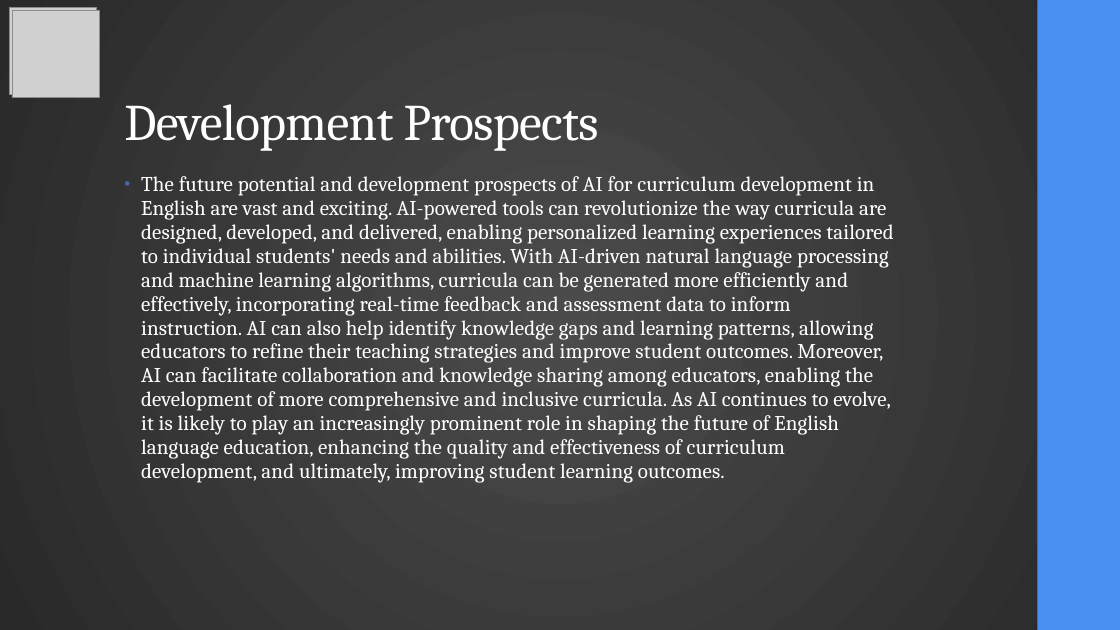
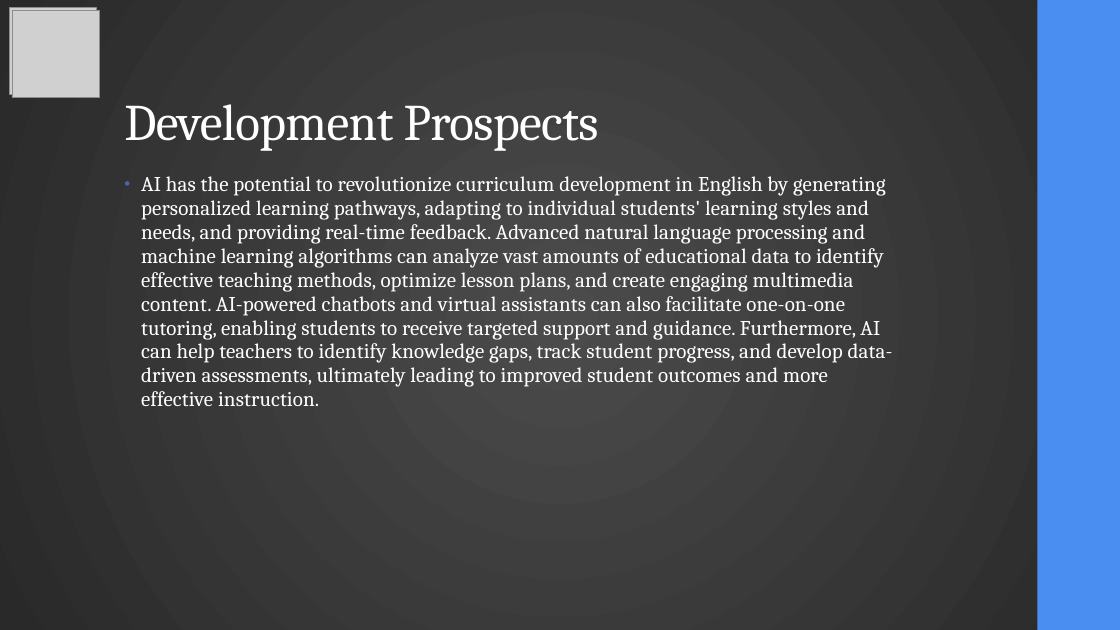
Before and after one commit to RomanMykolaichuk/DEEP_04_2025, a slide deck: slide 9 of final_presentation_eng.pptx. Drawn at 1120x630 pixels with LibreOffice and Linux fonts; fonts in the diff are those of the drawing; grey boxes stand for pictures. Boxes give left, top, right and bottom in pixels: in the first picture for what was removed or moved away, otherwise in the second. Text is boxed around its words. In the diff, an @@ line names an element or a change of style, - is before the commit and + after.

```diff
--- a/final_presentation_eng.pptx
+++ b/final_presentation_eng.pptx
@@ text at [141, 176, 893, 406]: text changed @@
-• The future potential and development prospects of AI for curriculum development in English are vast and exciting. AI-powered tools can revolutionize the way curricula are designed, developed, and delivered, enabling personalized learning experiences tailored to individual students' needs and abilities. With AI-driven natural language processing and machine learning algorithms, curricula can be generated more efficiently and effectively, incorporating real-time feedback and assessment data to inform instruction. AI can also help identify knowledge gaps and learning patterns, allowing educators to refine their teaching strategies and improve student outcomes. Moreover, AI can facilitate collaboration and knowledge sharing among educators, enabling the development of more comprehensive and inclusive curricula. As AI continues to evolve, it is likely to play an increasingly prominent role in shaping the future of English language education, enhancing the quality and effectiveness of curriculum development, and ultimately, improving student learning outcomes.
+• AI has the potential to revolutionize curriculum development in English by generating personalized learning pathways, adapting to individual students' learning styles and needs, and providing real-time feedback. Advanced natural language processing and machine learning algorithms can analyze vast amounts of educational data to identify effective teaching methods, optimize lesson plans, and create engaging multimedia content. AI-powered chatbots and virtual assistants can also facilitate one-on-one tutoring, enabling students to receive targeted support and guidance. Furthermore, AI can help teachers to identify knowledge gaps, track student progress, and develop data-driven assessments, ultimately leading to improved student outcomes and more effective instruction.
```
Also in this commit, not shown: 13 other slides changed, 2 other files.
